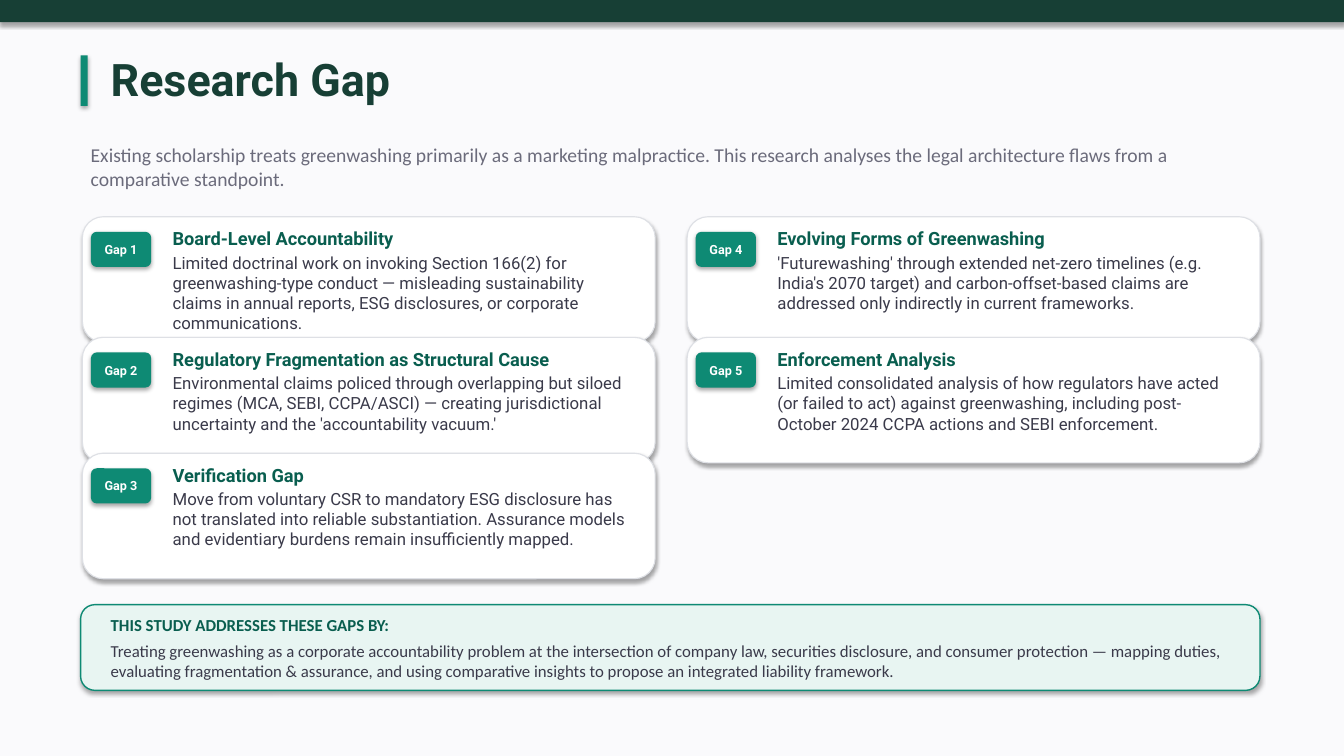
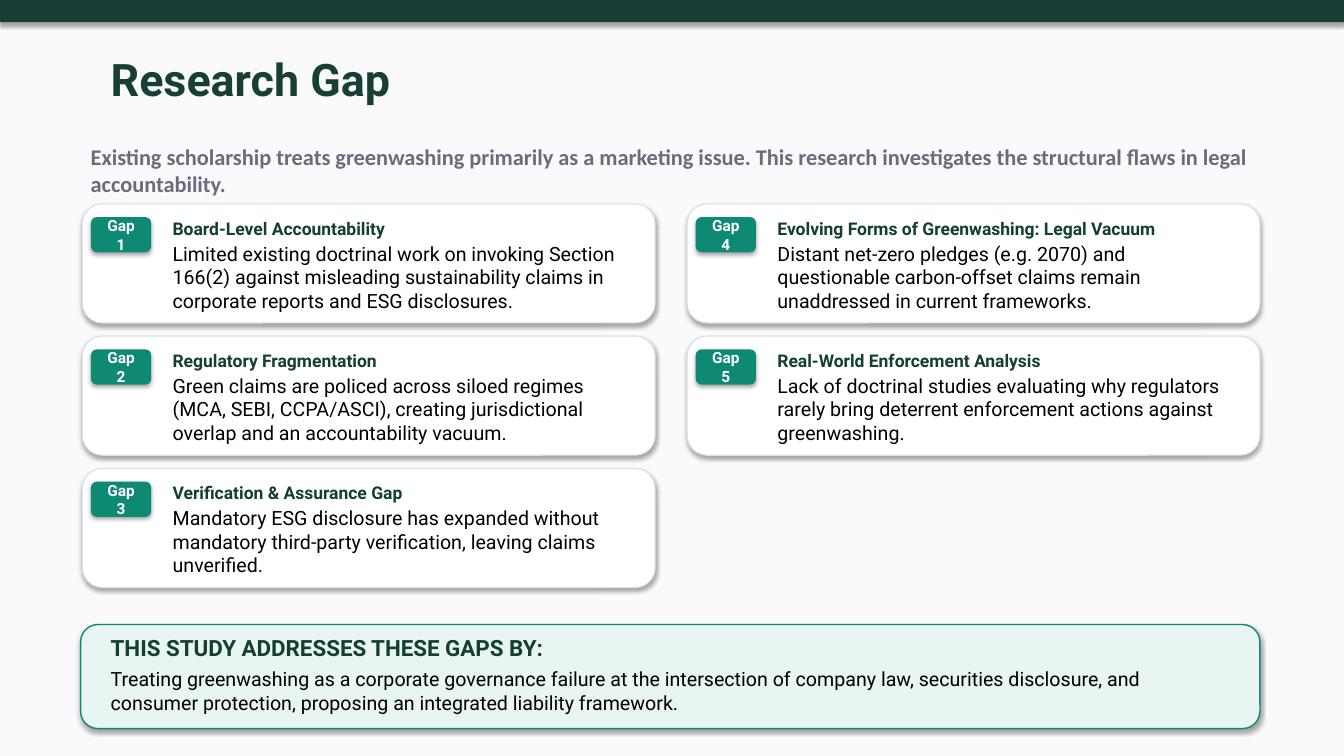
Before and after one commit to atul516/Final-VIva, a slide deck: slide 8 of Thesis Defence Presentation Final.pptx. Drawn at 1344x756 pixels with LibreOffice and Linux fonts; fonts in the diff are those of the drawing. Boxes give left, top, right and bottom in pixels: in the first picture for what was removed or moved away, otherwise in the second. Text is boxed around its words. In the diff, an @@ line names an element or a change of style, - is before the commit and + after.

Commit message:
feat: add thesis text content and update presentation slides for defense

```diff
--- a/Thesis Defence Presentation Final.pptx
+++ b/Thesis Defence Presentation Final.pptx
@@ rectangle removed at [81,55,88,106] @@
@@ text at [91,149,1246,196]: text changed; size 14 to 16 pt; bold on @@
-Existing scholarship treats greenwashing primarily as a marketing malpractice. This research analyses the legal architecture flaws from a comparative standpoint.
+Existing scholarship treats greenwashing primarily as a marketing issue. This research investigates the structural flaws in legal accountability.
@@ rounded rectangle: place and size @@
-rounded rectangle at [83,217,655,343]
+rounded rectangle at [83,204,655,323]
@@ rounded rectangle: place and size @@
-rounded rectangle at [688,217,1260,343]
+rounded rectangle at [688,204,1260,323]
@@ rounded rectangle "Gap 1": place and size @@
-rounded rectangle "Gap 1" at [91,232,151,267]
+rounded rectangle "Gap 1" at [91,217,151,252]
@@ text "Board-Level Accountability": place and size @@
-text "Board-Level Accountability" at [173,231,584,329]
+text "Board-Level Accountability" at [173,222,615,312]
@@ text at [173,222,385,239]: size 13 to 12.5 pt, text colour #095E4F to #12402D in "Board-Level Accountability" @@
@@ size 9 to 11 pt in 5 elements at [91,350,151,385], [696,350,756,385], [91,482,151,517], [91,217,151,252], [696,217,756,252] @@
@@ rounded rectangle "Gap 4": place and size @@
-rounded rectangle "Gap 4" at [696,232,756,267]
+rounded rectangle "Gap 4" at [696,217,756,252]
@@ text at [777,221,1155,309]: text changed; size 12 to 14 pt; text colour #3A3A4A to #000000 @@
-Evolving Forms of Greenwashing
-'Futurewashing' through extended net-zero timelines (e.g. India's 2070 target) and carbon-offset-based claims are addressed only indirectly in current frameworks.
+Evolving Forms of Greenwashing: Legal Vacuum
+Distant net-zero pledges (e.g. 2070) and questionable carbon-offset claims remain unaddressed in current frameworks.
@@ text at [173,246,615,312]: text changed; size 12 to 14 pt; text colour #3A3A4A to #000000 @@
-Limited doctrinal work on invoking Section 166(2) for greenwashing-type conduct — misleading sustainability claims in annual reports, ESG disclosures, or corporate communications.
+Limited existing doctrinal work on invoking Section 166(2) against misleading sustainability claims in corporate reports and ESG disclosures.
@@ rounded rectangle: place and size @@
-rounded rectangle at [83,338,655,464]
+rounded rectangle at [83,337,655,456]
@@ text at [173,354,583,444]: text changed; size 12 to 14 pt; text colour #3A3A4A to #000000 @@
-Regulatory Fragmentation as Structural Cause
-Environmental claims policed through overlapping but siloed regimes (MCA, SEBI, CCPA/ASCI) — creating jurisdictional uncertainty and the 'accountability vacuum.'
+Regulatory Fragmentation
+Green claims are policed across siloed regimes (MCA, SEBI, CCPA/ASCI), creating jurisdictional overlap and an accountability vacuum.
@@ rounded rectangle: place and size @@
-rounded rectangle at [688,338,1260,464]
+rounded rectangle at [688,337,1260,456]
@@ text at [777,353,1219,444]: text changed; size 12 to 14 pt; text colour #3A3A4A to #000000 @@
-Enforcement Analysis
-Limited consolidated analysis of how regulators have acted (or failed to act) against greenwashing, including post-October 2024 CCPA actions and SEBI enforcement.
+Real-World Enforcement Analysis
+Lack of doctrinal studies evaluating why regulators rarely bring deterrent enforcement actions against greenwashing.
@@ rounded rectangle: place and size @@
-rounded rectangle at [83,454,655,580]
+rounded rectangle at [83,469,655,588]
@@ rounded rectangle "Gap 3": place and size @@
-rounded rectangle "Gap 3" at [91,469,151,504]
+rounded rectangle "Gap 3" at [91,482,151,517]
@@ text at [173,485,599,573]: text changed; size 12 to 14 pt; text colour #3A3A4A to #000000 @@
-Verification Gap
-Move from voluntary CSR to mandatory ESG disclosure has not translated into reliable substantiation. Assurance models and evidentiary burdens remain insufficiently mapped.
+Verification & Assurance Gap
+Mandatory ESG disclosure has expanded without mandatory third-party verification, leaving claims unverified.
@@ rounded rectangle: place and size @@
-rounded rectangle at [81,605,1260,691]
+rounded rectangle at [81,625,1260,729]
@@ text "THIS STUDY ADDRESSES THESE GAPS ...": place and size @@
-text "THIS STUDY ADDRESSES THESE GAPS ..." at [111,620,1220,680]
+text "THIS STUDY ADDRESSES THESE GAPS ..." at [111,640,1140,714]
@@ text at [111,640,543,657]: size 12 to 16 pt, font Calibri to Roboto, text colour #095E4F to #12402D in "THIS STUDY ADDRESSES THESE GAPS BY:" @@
@@ text at [111,671,1140,714]: text changed; size 12 to 14 pt; font Calibri to Roboto; text colour #3A3A4A to #000000 @@
-Treating greenwashing as a corporate accountability problem at the intersection of company law, securities disclosure, and consumer protection — mapping duties, evaluating fragmentation & assurance, and using comparative insights to propose an integrated liability framework.
+Treating greenwashing as a corporate governance failure at the intersection of company law, securities disclosure, and consumer protection, proposing an integrated liability framework.
```
Also in this commit, not shown: 22 other slides changed, 1 other file.
